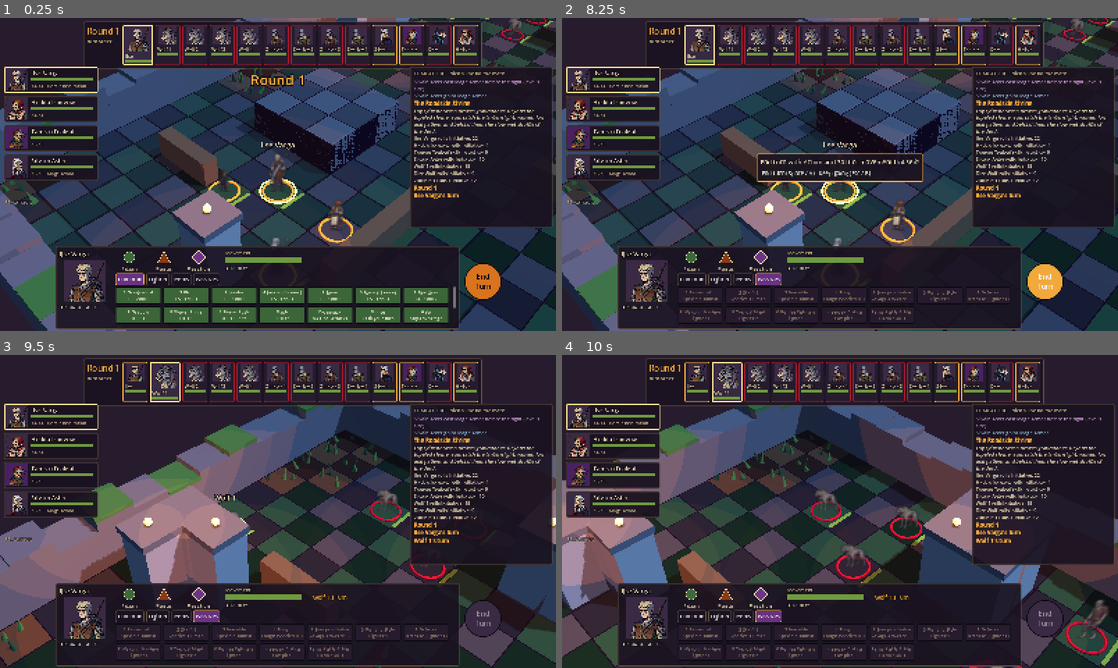
Above: before the commit, frames 1-4 (two rows, left to right).
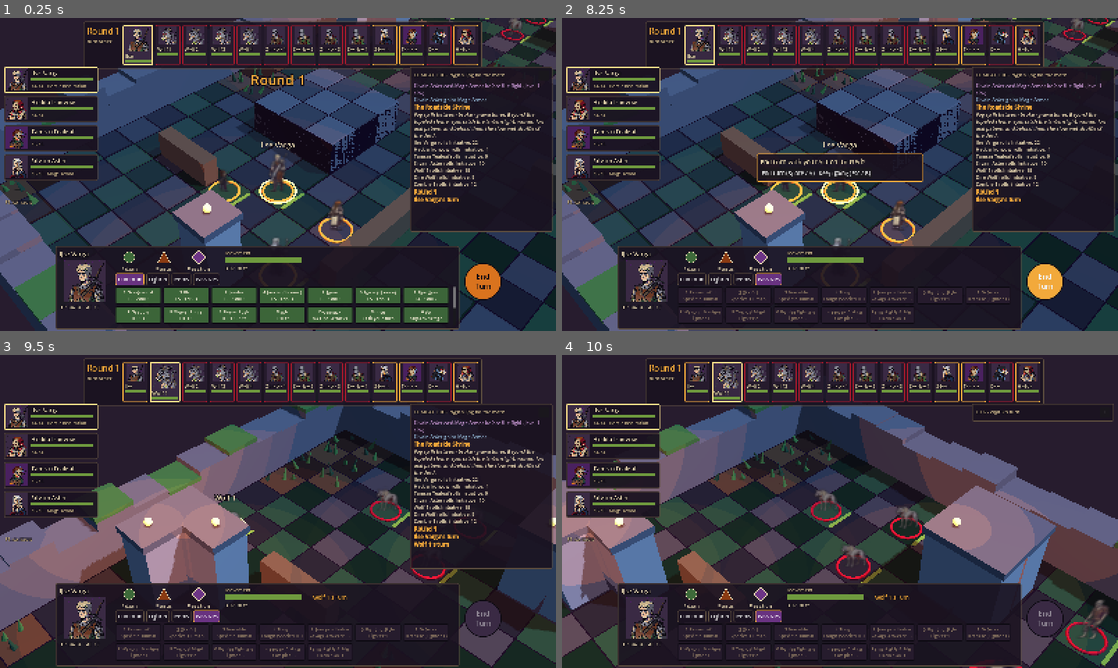
Above: after the commit, the same moments.

Repository: ashwinmahesh/CurseOfStrahd
Game: Godot game, scene res://scenes/combat/arena.tscn
Same seed, same stepped clock (60 frames per second), same inputs: the game is played once before the commit and once after it. This scene is started directly instead of the project's main scene.
Inputs (mouse positions are in pixels of both pictures, inside the frame that each line leads up to):
- Up to frame 1 (0.25 s): no input
- Up to frame 2 (8.25 s): click (1106, 74) at 0.5 s, where only the run after the commit has a clickable "–"; click (1106, 74) at 1.25 s, where only the run after the commit has a clickable "+"; click (612, 80) at 2.02 s; click (612, 108) at 2.77 s; click (612, 136) at 3.52 s; click (612, 168) at 4.27 s; click "Common" at 5 s; click "Fighter" at 5.75 s; click "Items" at 6.5 s; click "Passives" at 7.25 s; click "End Turn" at 8 s
- Up to frame 3 (9.5 s): click "End turn (Space / A)" at 8.75 s
- Up to frame 4 (10 s): tap A (move_left) at 9.5 s; move the mouse to (962, 495) at 9.52 s; hold D (move_right) from 9.53 s (still down); hold L (combat_toggle_log, bound only after the commit) from 9.53 s (still down); click (962, 495) at 9.67 s

The runs differ from the first frame. In frame 1, 3.5% of the frame differs, in the area x 73-100%, y 16-69%; in frame 2, 3.7%; in frame 3, 3.5%; in frame 4, 7.6%, in the area x 73-100%, y 16-68%.

Commit message:
Arena feedback and Phase 2 sign-off
Owner feedback after playing the arena: the combat log minimizes to its title bar (– button or L) and then shows the
latest line; damage and healing numbers stay about 2.5 seconds; End Turn asks only when the Action is unused, never
for leftover movement. The owner approved Phase 2 on 2026-10-06 (P2-09).

Co-Authored-By: Claude Opus 5.5 (1M context) <noreply@anthropic.com>

Diff:
--- a/core/input_actions.gd
+++ b/core/input_actions.gd
@@ -28,6 +28,7 @@
 	&"combat_slot_level_down": [KEY_BRACKETLEFT],
 	&"combat_slot_level_up": [KEY_BRACKETRIGHT],
 	&"combat_next_target": [KEY_T],
+	&"combat_toggle_log": [KEY_L],
 	&"combat_slot_1": [KEY_1],
 	&"combat_slot_2": [KEY_2],
 	&"combat_slot_3": [KEY_3],
--- a/tests/integration/test_combat_arena_scene.gd
+++ b/tests/integration/test_combat_arena_scene.gd
@@ -70,9 +70,9 @@
 		arena.call("_choose", catalog.find(c, "dodge"))
 		await _frames(10)
 		assert_false(c.action_available, "Dodge used the action")
+		assert_true(c.movement_left > 0)
 		arena.call("_end_turn")
-		assert_true((arena.get("hud") as CombatHud).confirm_open(), "asks before ending with movement left")
-		arena.call("_end_turn")
+		assert_false((arena.get("hud") as CombatHud).confirm_open(), "leftover movement never asks")
 		await _frames(5)
 		assert_ne(e.current().id, c.id, "the turn passed")
 
@@ -93,3 +93,26 @@
 	assert_true(e.round_no >= start_round + 1 or e.state == Encounter.State.OVER)
 	var attacked := e.log.texts().any(func(t: String) -> bool: return t.contains(" hits ") or t.contains(" misses "))
 	assert_true(attacked, "enemies attacked")
+
+
+func test_end_turn_asks_only_with_the_action_unused() -> void:
+	await _until_player_turn()
+	var e := _enc()
+	var c := e.current()
+	var hud := arena.get("hud") as CombatHud
+	arena.call("_end_turn")
+	assert_true(hud.confirm_open(), "Action still available")
+	arena.call("_end_turn")
+	await _frames(5)
+	assert_ne(e.current().id, c.id, "the second press ends the turn")
+
+
+func test_combat_log_minimizes_and_restores() -> void:
+	var hud := arena.get("hud") as CombatHud
+	var was := CombatHud.log_minimized
+	hud.toggle_log()
+	assert_eq(CombatHud.log_minimized, not was)
+	assert_eq(hud._log.visible, was)
+	hud.toggle_log()
+	assert_eq(hud._log.visible, true if not was else false)
+	CombatHud.log_minimized = false
--- a/ui/combat/combat_hud.gd
+++ b/ui/combat/combat_hud.gd
@@ -19,7 +19,7 @@
 const SLOT_SIZE := Vector2(132, 50)
 const CONTROLS: Array[String] = [
 	"Mouse: hover the floor to see your path and its cost; click to move. Hover an enemy for the odds; click to attack with the best weapon that reaches. Right-click cancels.",
-	"Keyboard: 1-0 use hotbar slots · Z / X change tab · Enter confirms (casts early with fewer targets) · Esc cancels · Space ends the turn · [ and ] change the spell slot · T jumps to the next target · Tab inspects the next party member.",
+	"Keyboard: L minimizes or restores the combat log · 1-0 use hotbar slots · Z / X change tab · Enter confirms (casts early with fewer targets) · Esc cancels · Space ends the turn · [ and ] change the spell slot · T jumps to the next target · Tab inspects the next party member.",
 	"Camera: WASD or arrows pan · Q / E rotate · mouse wheel zooms.",
 	"Controller: left stick moves the cursor · A confirms · B cancels · X next target · Y ends the turn · hold LB for the radial menu (right stick picks, release to choose) · LT / RT pick a hotbar slot · RB uses it · d-pad left/right changes the spell slot · View inspects the next party member.",
 	"Reactions always ask unless you set a rule in the prompt (Next time: Ask me / Always use it / Never).",
@@ -70,6 +70,12 @@
 var _death_button: Button
 var radial: RadialMenu
 var _portraits: Dictionary = {}
+## The log panel can be minimized to its title bar; the choice lasts for the session.
+static var log_minimized := false
+const LOG_BOTTOM := 600.0
+var _log_panel: PanelContainer
+var _log_title: Label
+var _log_toggle: Button
 var _controls: PanelContainer
 
 
@@ -155,17 +161,27 @@
 
 
 func _build_log() -> void:
-	var panel := _panel()
-	panel.anchor_left = 1.0
-	panel.anchor_right = 1.0
-	panel.offset_left = -420
-	panel.offset_right = -12
-	panel.offset_top = 140
-	panel.offset_bottom = 600
-	add_child(panel)
+	_log_panel = _panel()
+	_log_panel.anchor_left = 1.0
+	_log_panel.anchor_right = 1.0
+	_log_panel.offset_left = -420
+	_log_panel.offset_right = -12
+	_log_panel.offset_top = 140
+	_log_panel.offset_bottom = LOG_BOTTOM
+	add_child(_log_panel)
 	var box := VBoxContainer.new()
-	panel.add_child(box)
-	box.add_child(_label("COMBAT LOG · click a line for the math", 14, "parchment"))
+	_log_panel.add_child(box)
+	var head := HBoxContainer.new()
+	_log_title = _label("COMBAT LOG · click a line for the math", 14, "parchment")
+	_log_title.size_flags_horizontal = Control.SIZE_EXPAND_FILL
+	_log_title.clip_text = true
+	head.add_child(_log_title)
+	_log_toggle = Button.new()
+	_log_toggle.custom_minimum_size = Vector2(30, 26)
+	_log_toggle.tooltip_text = "Minimize or restore the combat log (L)"
+	_log_toggle.pressed.connect(toggle_log)
+	head.add_child(_log_toggle)
+	box.add_child(head)
 	_log = RichTextLabel.new()
 	_log.bbcode_enabled = true
 	_log.scroll_following = true
@@ -176,6 +192,27 @@
 	_log.add_theme_color_override("default_color", Look.color("vellum"))
 	_log.meta_clicked.connect(_on_log_meta)
 	box.add_child(_log)
+	_apply_log_state()
+
+
+## Minimizes the log to its title bar (showing the latest line) or restores it. Remembered for the session.
+func toggle_log() -> void:
+	log_minimized = not log_minimized
+	_apply_log_state()
+
+
+func _apply_log_state() -> void:
+	_log.visible = not log_minimized
+	_log_toggle.text = "+" if log_minimized else "–"
+	_log_panel.offset_bottom = _log_panel.offset_top + 46 if log_minimized else LOG_BOTTOM
+	_update_log_title()
+
+
+func _update_log_title() -> void:
+	if not log_minimized or e == null or e.log.entries.is_empty():
+		_log_title.text = "COMBAT LOG · click a line for the math"
+		return
+	_log_title.text = "LOG · " + str(e.log.entries.back()["text"])
 
 
 func _build_hotbar() -> void:
@@ -655,6 +692,7 @@
 			line = "[url=%d]%s[/url]" % [i, line]
 		_log.append_text(line + "\n")
 	_log_count = entries.size()
+	_update_log_title()
 
 
 static func _escape(t: String) -> String:
--- a/world/combat/combat_arena.gd
+++ b/world/combat/combat_arena.gd
@@ -7,6 +7,8 @@
 const ENCOUNTER_ID := "arena_wolves_and_zombies"
 const STEP_TIME := 0.13
 const AI_PAUSE := 0.35
+## How long damage and healing numbers stay over a creature.
+const FLOAT_TIME := 2.4
 
 enum Mode { BUSY, IDLE, TARGET, PROMPT, OVER }
 
@@ -192,14 +194,10 @@
 		return
 	if hud.confirm_open():
 		hud.close_confirm()
-	elif c.can_act() and (c.action_available or c.movement_left > 0) and not _confirmed_end:
+	elif c.can_act() and c.action_available and not _confirmed_end:
+		# Only an unused Action asks first; leftover movement never does (owner feedback 2026-10-06).
 		_confirmed_end = true
-		var what: Array[String] = []
-		if c.action_available:
-			what.append("Action")
-		if c.movement_left > 0:
-			what.append("%d ft of movement" % c.movement_left)
-		hud.confirm_end_turn("End turn with %s unused?" % " and ".join(what))
+		hud.confirm_end_turn("End turn with your Action unused?")
 		return
 	_confirmed_end = false
 	mode = Mode.BUSY
@@ -546,6 +544,8 @@
 		_change_slot(-1 if event.is_action_pressed(&"combat_slot_level_down") else 1)
 	elif event.is_action_pressed(&"cycle_leader"):
 		_cycle_inspect()
+	elif event.is_action_pressed(&"combat_toggle_log"):
+		hud.toggle_log()
 	else:
 		for i in 10:
 			if event.is_action_pressed(StringName("combat_slot_%d" % (i + 1))):
@@ -830,9 +830,9 @@
 				var t := tokens.get(str(ev["id"])) as CombatToken
 				if t != null:
 					t.flash(Look.color("vampire_red"))
-					_float(t, ("CRIT %d" if bool(ev.get("critical", false)) else "-%d") % int(ev["amount"]), "vampire_red")
+					_float(t, ("CRIT %d" if bool(ev.get("critical", false)) else "-%d") % int(ev["amount"]), "vampire_red", 64)
 					t.refresh()
-					await get_tree().create_timer(0.18).timeout
+					await get_tree().create_timer(0.35).timeout
 			"heal":
 				var th := tokens.get(str(ev["id"])) as CombatToken
 				if th != null:
@@ -873,10 +873,11 @@
 	walking.clear()
 
 
-func _float(t: CombatToken, text: String, colour: String) -> void:
+## A number or word rising over a creature: stays readable for about 2 seconds, then fades (damage a little bigger).
+func _float(t: CombatToken, text: String, colour: String, size: int = 52) -> void:
 	var l := Label3D.new()
 	l.text = text
-	l.font_size = 52
+	l.font_size = size
 	l.pixel_size = 0.006
 	l.outline_size = 12
 	l.modulate = Look.color(colour)
@@ -887,8 +888,8 @@
 	l.position = t.position + Vector3(0, float(CombatToken.HEIGHTS.get(CombatToken.art_id(t.combatant), 1.2)) + 0.2, 0)
 	add_child(l)
 	var tw := create_tween()
-	tw.tween_property(l, "position", l.position + Vector3(0, 0.8, 0), 0.9)
-	tw.parallel().tween_property(l, "modulate:a", 0.0, 0.9).set_delay(0.4)
+	tw.tween_property(l, "position", l.position + Vector3(0, 0.6, 0), FLOAT_TIME).set_ease(Tween.EASE_OUT).set_trans(Tween.TRANS_CUBIC)
+	tw.parallel().tween_property(l, "modulate:a", 0.0, 0.7).set_delay(FLOAT_TIME - 0.7)
 	tw.tween_callback(l.queue_free)
 
 
Not shown, changed: docs/tasks/P2-09.md
Not shown, changed: docs/ui/combat_view.md
